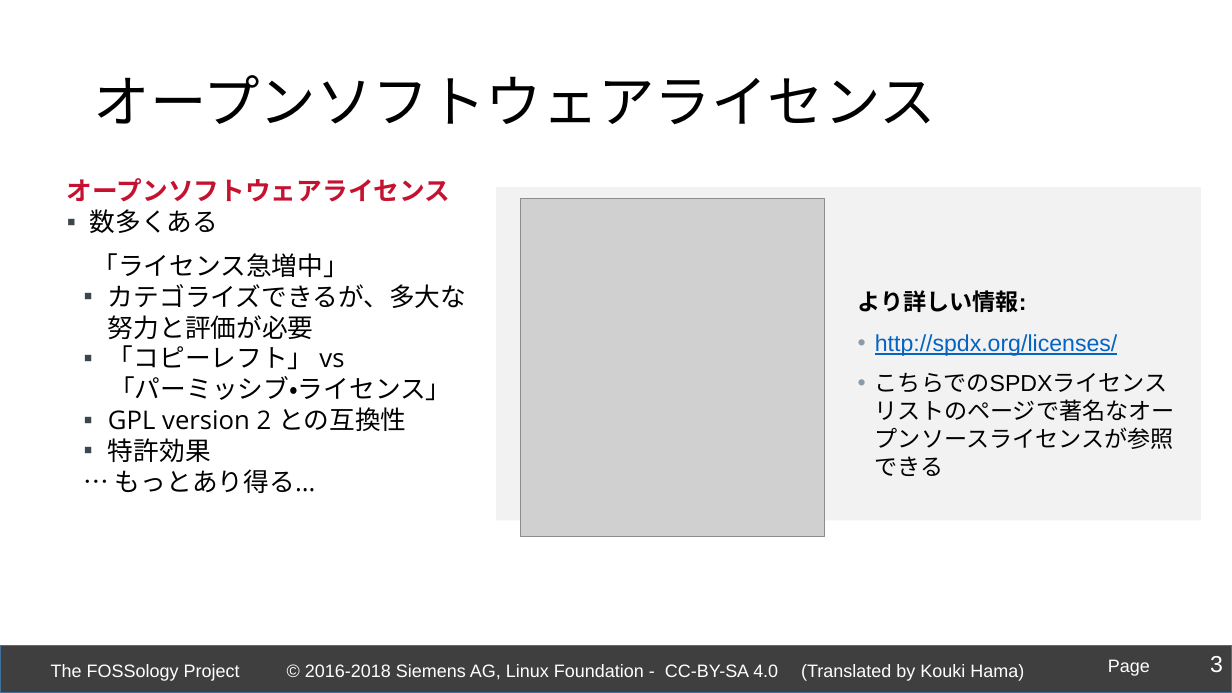
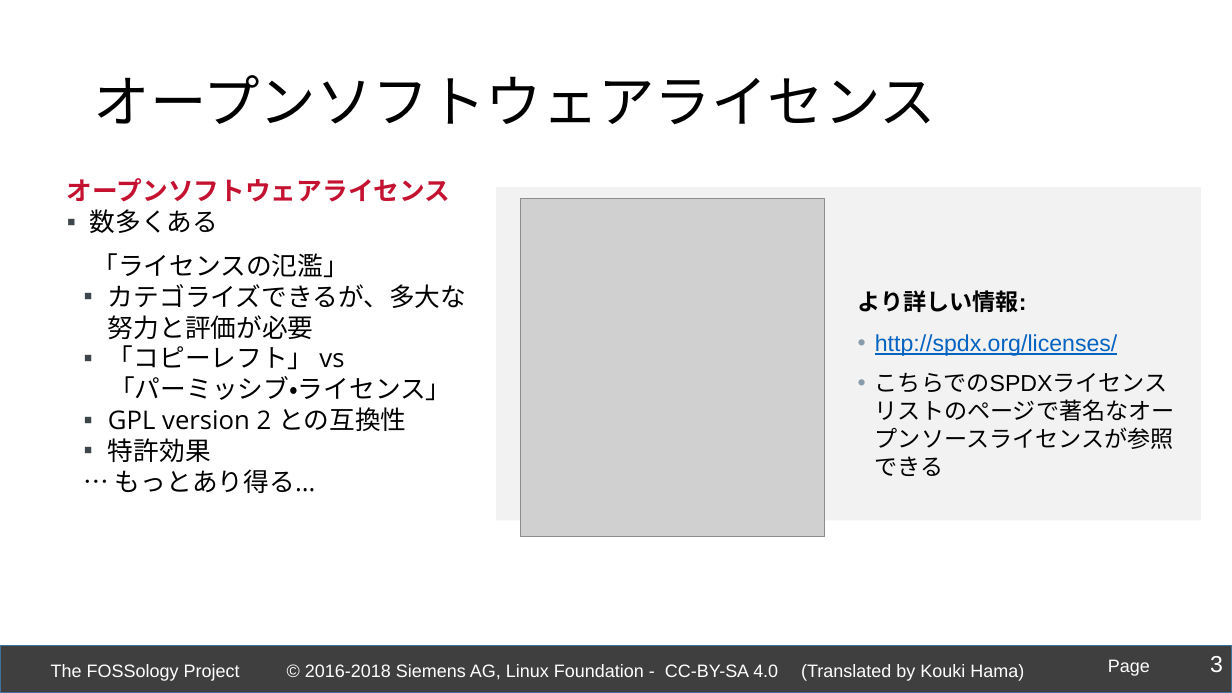
Before and after one commit to fossology/FOSSologySlides, a slide deck: slide 3 of Module-A-JPN-Motivation.pptx. Drawn at 1232x693 pixels with LibreOffice and Linux fonts; fonts in the diff are those of the drawing; grey boxes stand for pictures; background and template pictures are left out. Boxes give left, top, right and bottom in pixels: in the first picture for what was removed or moved away, otherwise in the second. Text is boxed around its words. In the diff, an @@ line names an element or a change of style, - is before the commit and + after.

```diff
--- a/Module-A-JPN-Motivation.pptx
+++ b/Module-A-JPN-Motivation.pptx
@@ text at bbox=[92, 253, 349, 278]: text changed @@
-  「ライセンス急増中」
+  「ライセンスの氾濫」
```
Also in this commit, not shown: 7 other slides changed.
